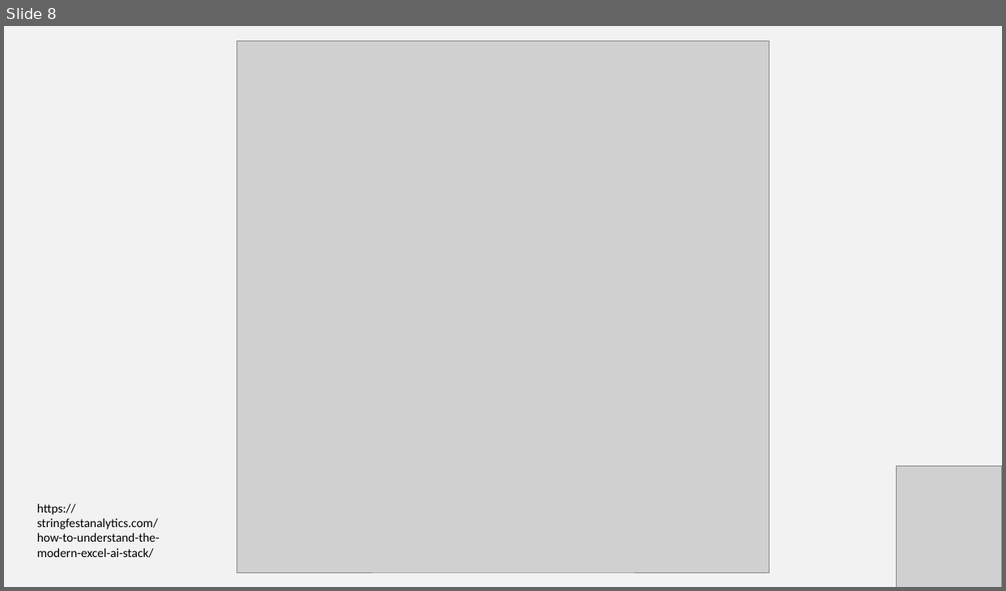
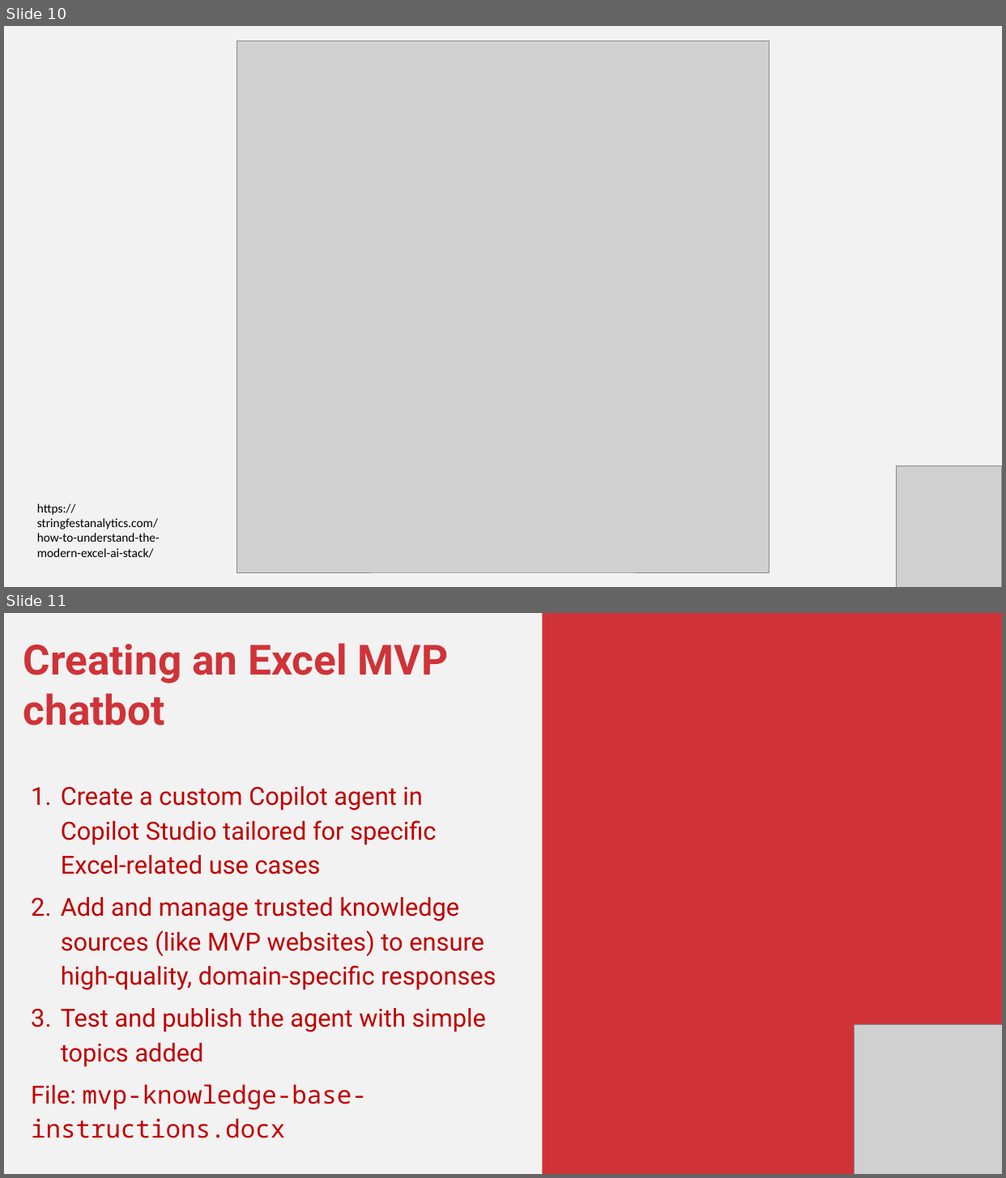
Before and after one commit to stringfestdata/gxls-first-excel-agent, a slide deck: first-excel-agent.pptx. Shown one above the other, each under a label of ours: slide 8 before the commit, slides 10 and 11 after it. The pictures are 1006x591 and 1006x1178 pixels, drawn with LibreOffice and Linux fonts; fonts in the diff are those of the drawing; grey boxes stand for pictures. Boxes give left, top, right and bottom in pixels: in the first picture for what was removed or moved away, otherwise in the second. Text is boxed around its words. In the diff, an @@ line names an element or a change of style, - is before the commit and + after.

```diff
--- a/first-excel-agent.pptx
+++ b/first-excel-agent.pptx
@@ slide 11 added at (4, 613, 1002, 1174), background #F2F2F2 @@
@@ rectangle added at (542, 613, 1002, 1174), fill #CF3338 @@
@@ text added at (23, 643, 496, 1139), 36 pt, text #C00000 @@
+Creating an Excel MVP chatbot
+1. Create a custom Copilot agent in Copilot Studio tailored for specific Excel-related use cases
+2. Add and manage trusted knowledge sources (like MVP websites) to ensure high-quality, domain-specific responses
+3. Test and publish the agent with simple topics added
+File: mvp-knowledge-base-instructions.docx
@@ picture added at (854, 1024, 1002, 1174) @@
@@ what was slide 8 is now slide 10 @@
```
Also in this commit, not shown: 3 slides changed, 5 other slides added, 3 slides removed, 2 other files.
